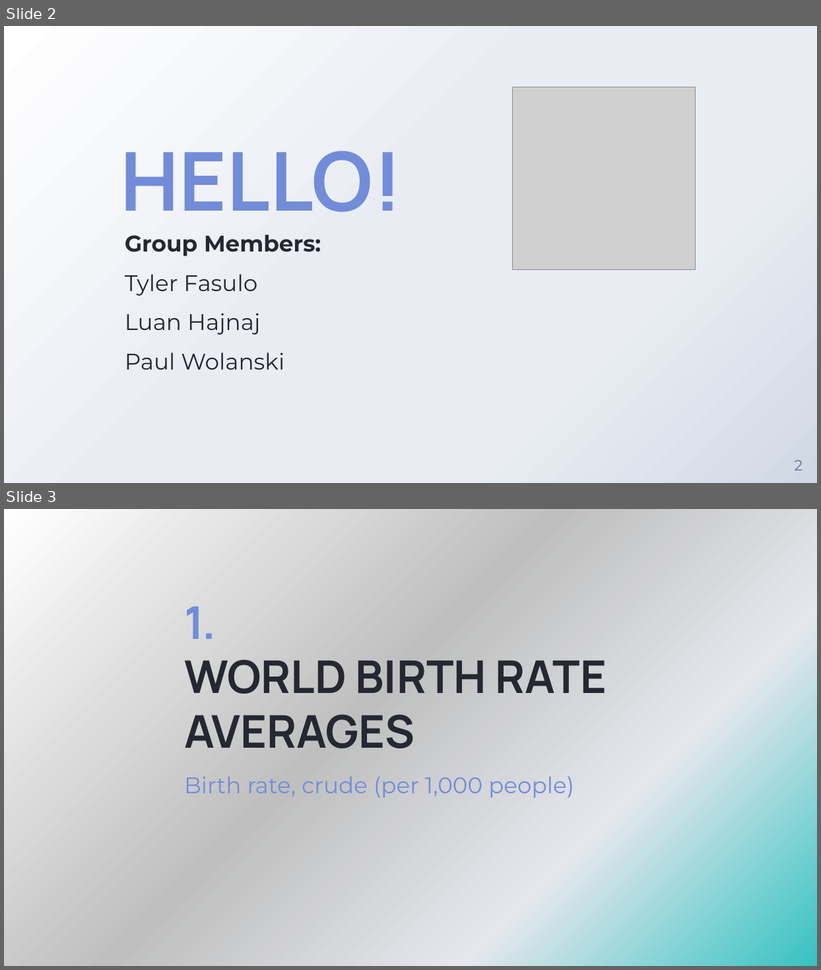
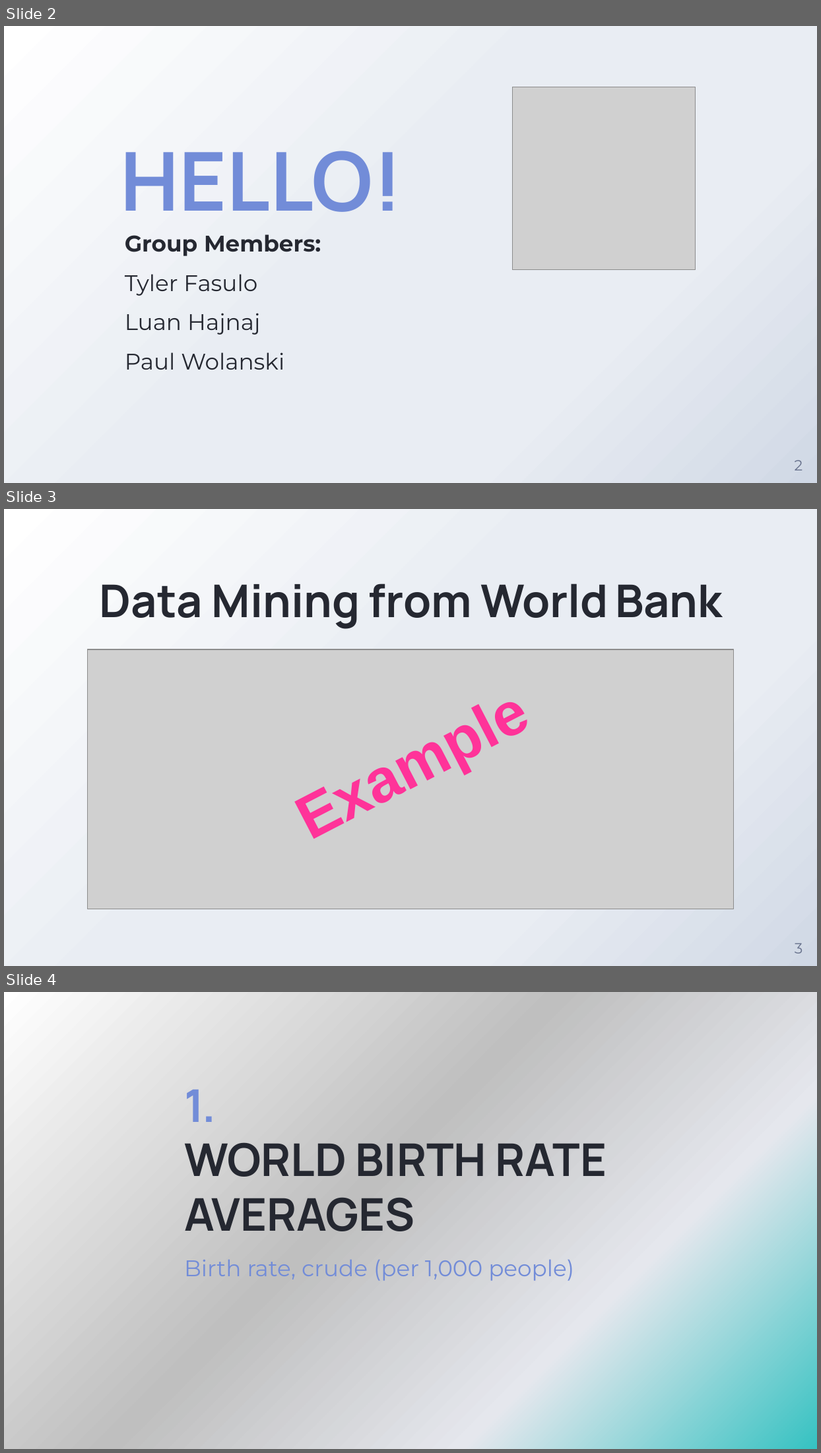
Before and after one commit to pwolanski7/LifeExpectancyProject, a slide deck: PowerPoint/Presentation_Final.pptx. Shown one above the other, each under a label of ours: slides 2 and 3 before the commit, slides 2, 3 and 4 after it. The pictures are 821x970 and 821x1453 pixels, drawn with LibreOffice and Linux fonts; fonts in the diff are those of the drawing; grey boxes stand for pictures; background and template pictures are left out. Boxes give left, top, right and bottom in pixels: in the first picture for what was removed or moved away, otherwise in the second. Text is boxed around its words. In the diff, an @@ line names an element or a change of style, - is before the commit and + after.

```diff
--- a/PowerPoint/Presentation_Final.pptx
+++ b/PowerPoint/Presentation_Final.pptx
@@ slide 3 added at bbox=[4, 509, 817, 966], background gradient #FFFFFF to #E9EDF3 to #D0D8E5 @@
@@ text added at bbox=[100, 584, 722, 628], 40 pt, text #252831, bold @@
+Data Mining from World Bank
@@ picture added at bbox=[88, 650, 733, 909] @@
@@ text added at bbox=[272, 663, 549, 861], 54 pt, text #FF3399, bold @@
+Example
@@ page number added at bbox=[795, 943, 803, 954], 13 pt, text #68728D @@
+3
@@ what was slide 3 is now slide 4 @@
```
Also in this commit, not shown: 1 slide changed.
